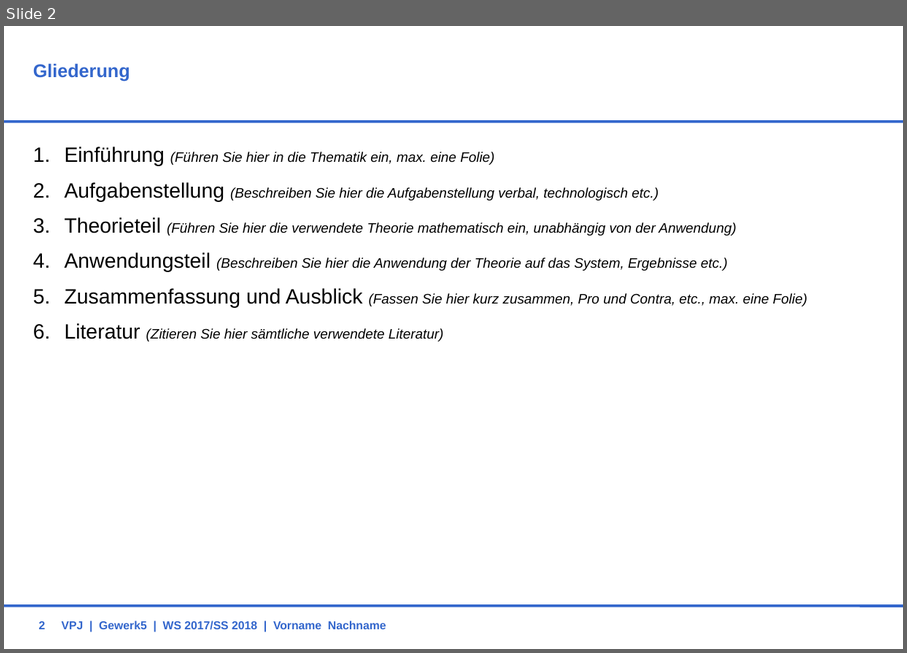
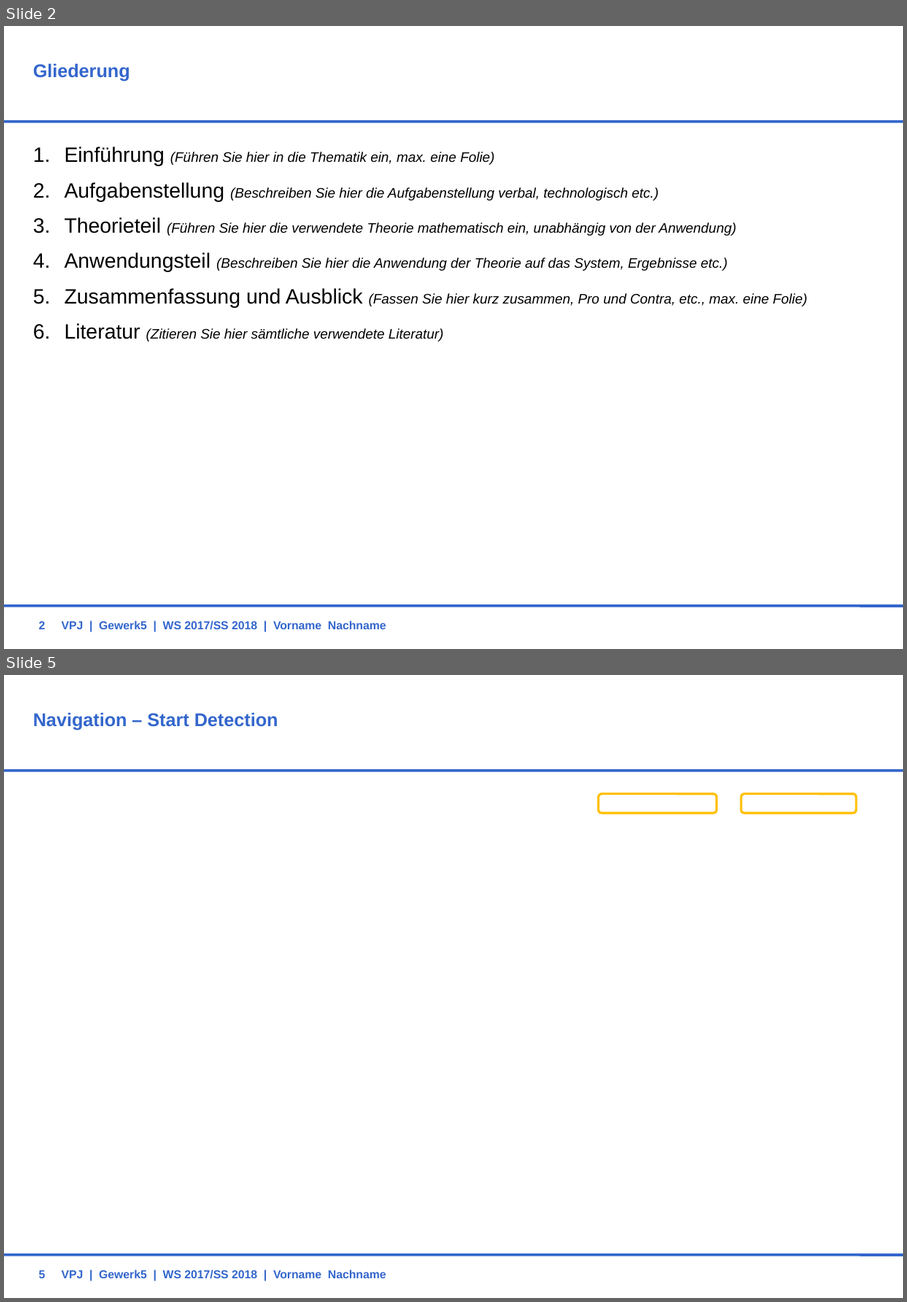
Before and after one commit to BBRUSS/VPJW17G5, a slide deck: 11_Orga/PräsentationAbgabe0305.ppt. Shown one above the other, each under a label of ours: slide 2 before the commit, slides 2 and 5 after it; the slides between them are not shown. The pictures are 907x653 and 907x1302 pixels, drawn with LibreOffice and Linux fonts; fonts in the diff are those of the drawing; background and template pictures are left out. Boxes give left, top, right and bottom in pixels: in the first picture for what was removed or moved away, otherwise in the second. Text is boxed around its words. In the diff, an @@ line names an element or a change of style, - is before the commit and + after.

```diff
--- a/11_Orga/PräsentationAbgabe0305.ppt
+++ b/11_Orga/PräsentationAbgabe0305.ppt
@@ slide 5 added at <box>4,675,903,1298</box>, background picture (left out); not listed: 2 template elements that a slide beside it also shows @@
@@ title added at <box>33,712,278,730</box>, 16 pt, text #3366CC, bold @@
+Navigation – Start Detection
@@ rounded rectangle added at <box>598,794,716,813</box>, outline #FFC000 2.01 pt @@
@@ rounded rectangle added at <box>741,794,856,813</box>, outline #FFC000 2.01 pt @@
@@ page number added at <box>39,1270,46,1278</box>, 10 pt, text #3366CC, bold @@
+5
@@ text added at <box>62,1269,387,1279</box>, 10 pt, text #3366CC, bold @@
+VPJ | Gewerk5 | WS 2017/SS 2018 | Vorname Nachname
```
Also in this commit, not shown: 18 other slides added, 21 other files.
